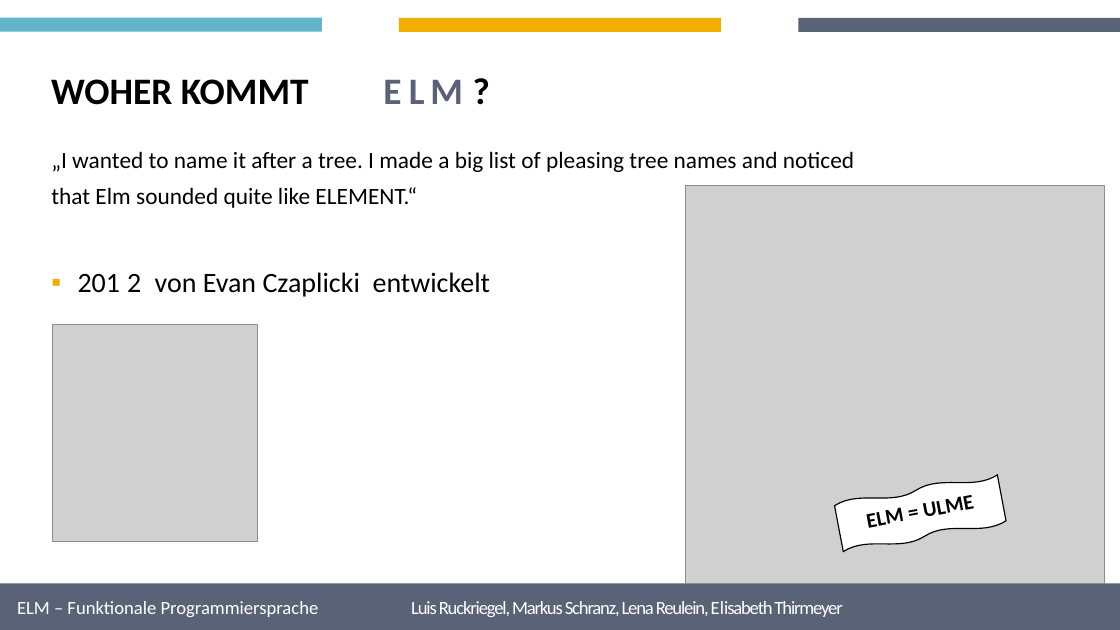
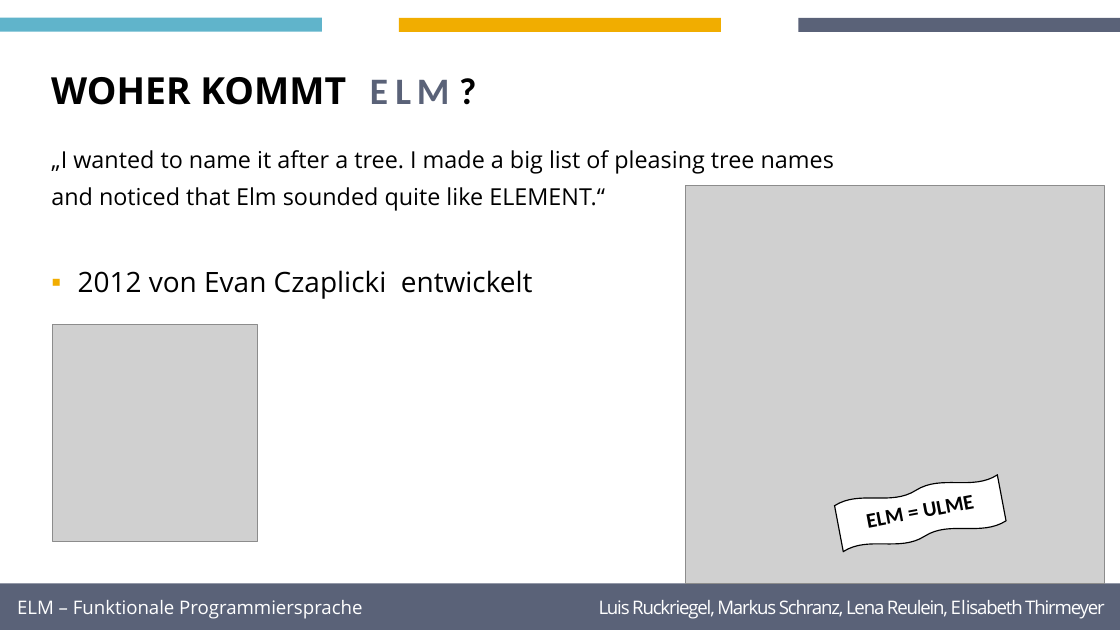
Before and after one commit to maadc/STA_Gruppe1, a slide deck: slide 3 of ORGINAL.pptx. Drawn at 1120x630 pixels with LibreOffice and Linux fonts; fonts in the diff are those of the drawing; grey boxes stand for pictures; background and template pictures are left out. Boxes give left, top, right and bottom in pixels: in the first picture for what was removed or moved away, otherwise in the second. Text is boxed around its words. In the diff, an @@ line names an element or a change of style, - is before the commit and + after.

```diff
--- a/ORGINAL.pptx
+++ b/ORGINAL.pptx
@@ 4 texts: place and size @@
-4 texts at (383, 63, 506, 117)
+4 texts at (370, 63, 492, 117)
@@ text "2012 von Evan Czaplicki entwickelt" at (78, 270, 533, 299): font Calibri to Open Sans; letter spacing -3 to 0 pt, letter spacing 6 to 0 pt in "2012" @@
@@ font Calibri to Open Sans in 3 elements at (51, 150, 834, 211), (51, 77, 346, 105), (17, 600, 1105, 619) @@
```
Also in this commit, not shown: 11 other slides changed, 1 slide added, 4 slides removed, 1 other file.
